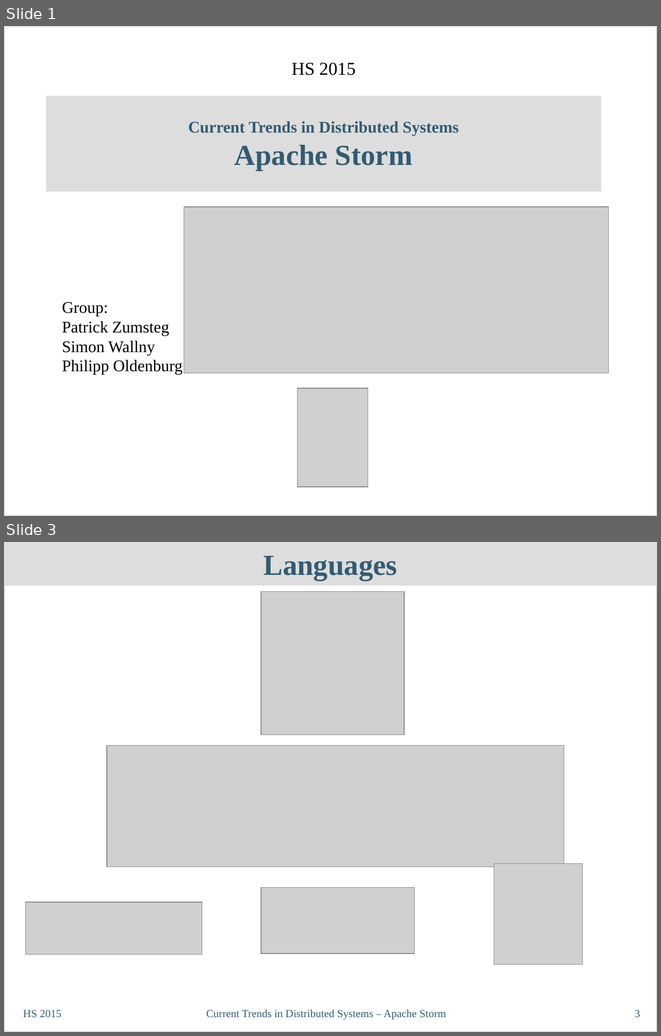
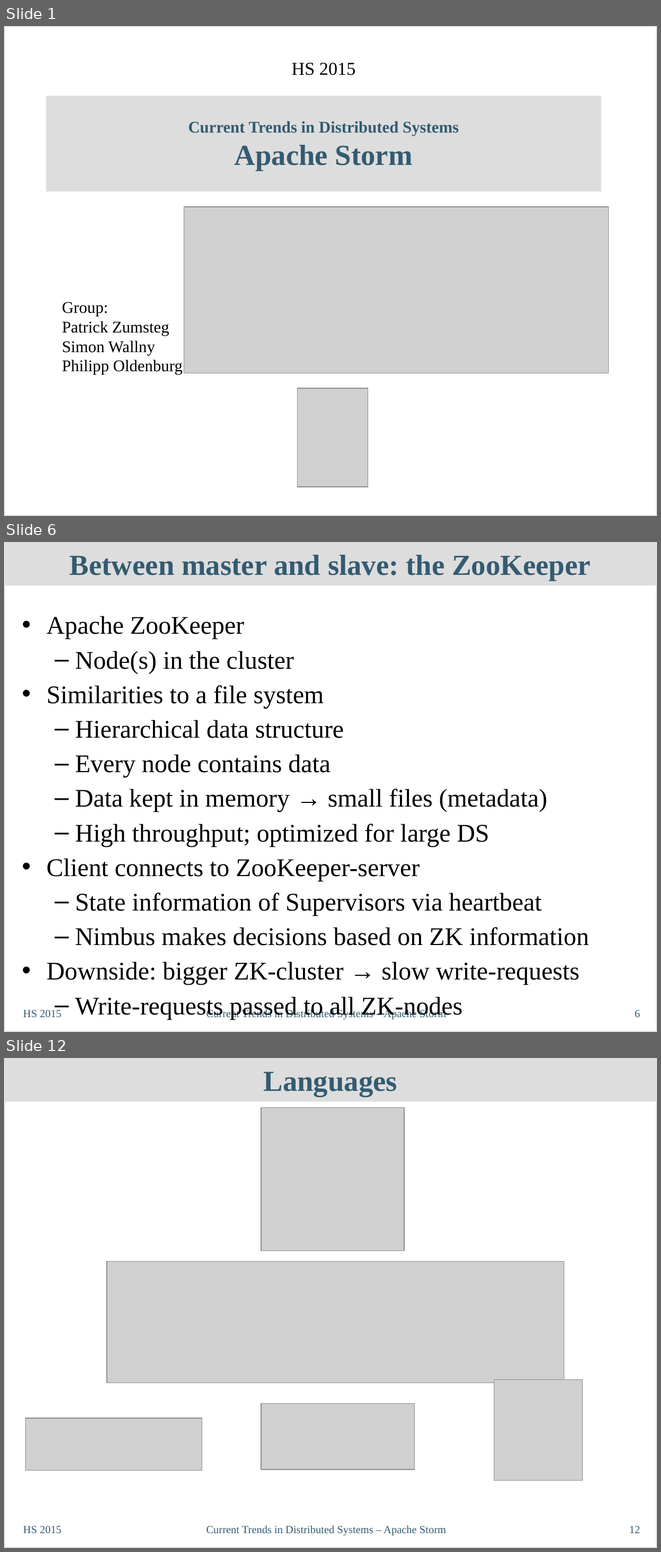
Before and after one commit to philipp-oldenburg/ctds-storm, a slide deck: Storm-Referat/CT-Präsentation - Final.odp. Shown one above the other, each under a label of ours: slides 1 and 3 before the commit, slides 1, 6 and 12 after it; the slides between them are not shown. The pictures are 661x1036 and 661x1552 pixels, drawn with LibreOffice and Linux fonts; fonts in the diff are those of the drawing; grey boxes stand for pictures. Boxes give left, top, right and bottom in pixels: in the first picture for what was removed or moved away, otherwise in the second. Text is boxed around its words. In the diff, an @@ line names an element or a change of style, - is before the commit and + after.

```diff
--- a/Storm-Referat/CT-Präsentation - Final.odp
+++ b/Storm-Referat/CT-Präsentation - Final.odp
@@ slide 6 added at (4, 542, 657, 1032), background #FFFFFF; not listed: 1 template element that a slide beside it also shows @@
@@ title added at (4, 542, 657, 586), fill #DDDDDD, 32 pt, text #335B71, bold @@
+Between master and slave: the ZooKeeper
@@ text added at (46, 616, 589, 1019), 28 pt, text #000000 @@
+• Apache ZooKeeper
+  – Node(s) in the cluster
+• Similarities to a file system
+  – Hierarchical data structure
+  – Every node contains data
+  – Data kept in memory → small files (metadata)
+  – High throughput; optimized for large DS
+• Client connects to ZooKeeper-server
+  – State information of Supervisors via heartbeat
+  – Nimbus makes decisions based on ZK information
+• Downside: bigger ZK-cluster → slow write-requests
+  – Write-requests passed to all ZK-nodes
@@ text added at (23, 1009, 62, 1017), 12 pt, text #335B71 @@
+HS 2015
@@ text added at (206, 1008, 446, 1020), 12 pt, text #335B71 @@
+Current Trends in Distributed Systems – Apache Storm
@@ page number added at (635, 1009, 640, 1017), 12 pt, text #335B71 @@
+6
@@ what was slide 3 is now slide 12 @@
@@ page number at (629, 1525, 640, 1533): text changed @@
-3
+12
```
Also in this commit, not shown: 2 slides changed, 8 other slides added.
